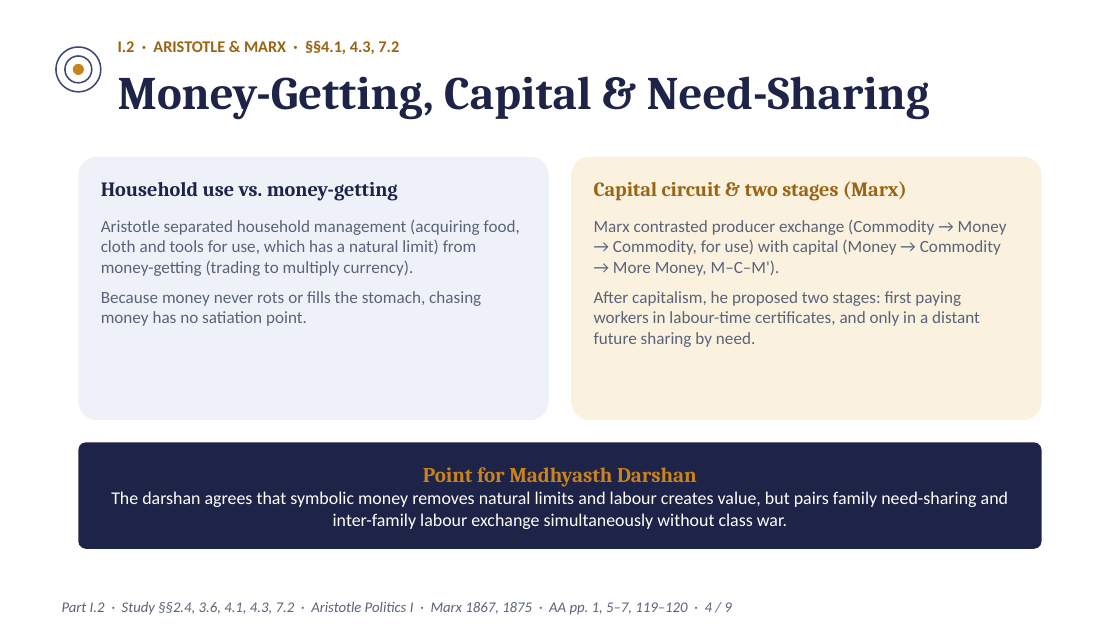
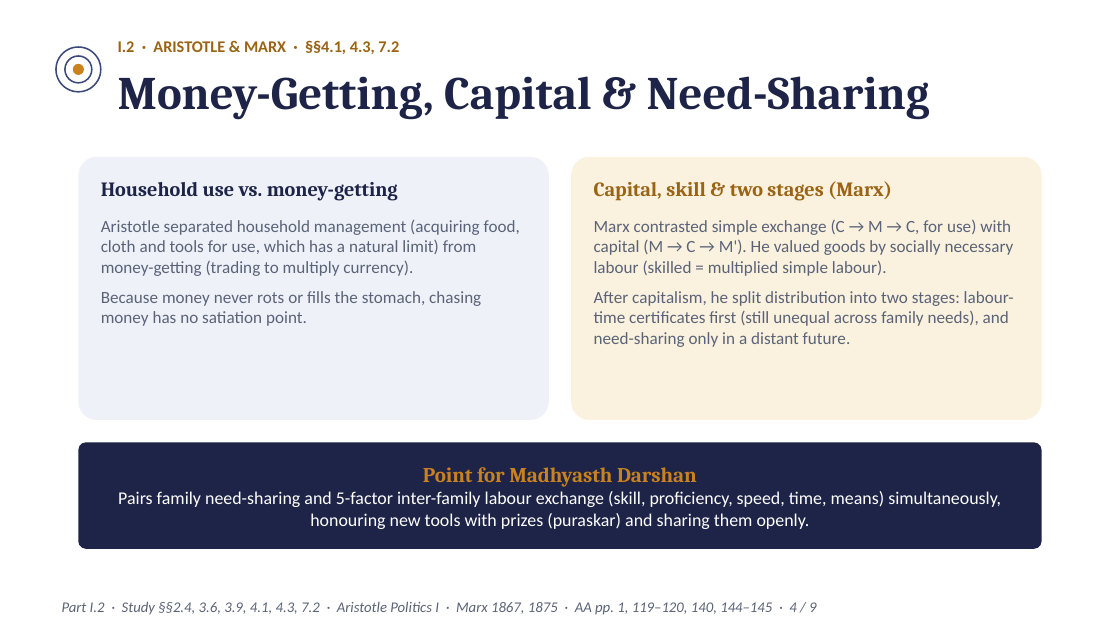
Before and after one commit to raghavamohan/AnalyticMadhyasthDarshan, a slide deck: slide 4 of Studies/Prosperity-Economics-And-Right-Use/Modern-Economic-Concepts-For-Madhyasth-Darshan-Readers.pptx. Drawn at 1120x630 pixels with LibreOffice and Linux fonts; fonts in the diff are those of the drawing. Boxes give left, top, right and bottom in pixels: in the first picture for what was removed or moved away, otherwise in the second. Text is boxed around its words. In the diff, an @@ line names an element or a change of style, - is before the commit and + after.

Commit message:
Address skill, invention, Marx labour certificates, and reader questions in Prosperity Economics

```diff
--- a/Studies/Prosperity-Economics-And-Right-Use/Modern-Economic-Concepts-For-Madhyasth-Darshan-Readers.pptx
+++ b/Studies/Prosperity-Economics-And-Right-Use/Modern-Economic-Concepts-For-Madhyasth-Darshan-Readers.pptx
@@ text at [594, 181, 892, 201]: text changed @@
-Capital circuit & two stages (Marx)
+Capital, skill & two stages (Marx)
@@ text at [594, 220, 1014, 347]: text changed @@
-Marx contrasted producer exchange (Commodity → Money → Commodity, for use) with capital (Money → Commodity → More Money, M–C–M').
-After capitalism, he proposed two stages: first paying workers in labour-time certificates, and only in a distant future sharing by need.
+Marx contrasted simple exchange (C → M → C, for use) with capital (M → C → M'). He valued goods by socially necessary labour (skilled = multiplied simple labour).
+After capitalism, he split distribution into two stages: labour-time certificates first (still unequal across family needs), and need-sharing only in a distant future.
@@ text at [118, 491, 1001, 529]: text changed @@
-The darshan agrees that symbolic money removes natural limits and labour creates value, but pairs family need-sharing and inter-family labour exchange simultaneously without class war.
+Pairs family need-sharing and 5-factor inter-family labour exchange (skill, proficiency, speed, time, means) simultaneously, honouring new tools with prizes (puraskar) and sharing them openly.
@@ text at [62, 601, 816, 615]: text changed @@
-Part I.2 · Study §§2.4, 3.6, 4.1, 4.3, 7.2 · Aristotle Politics I · Marx 1867, 1875 · AA pp. 1, 5–7, 119–120 · 4 / 9
+Part I.2 · Study §§2.4, 3.6, 3.9, 4.1, 4.3, 7.2 · Aristotle Politics I · Marx 1867, 1875 · AA pp. 1, 119–120, 140, 144–145 · 4 / 9
```
Also in this commit, not shown: 14 other files.
